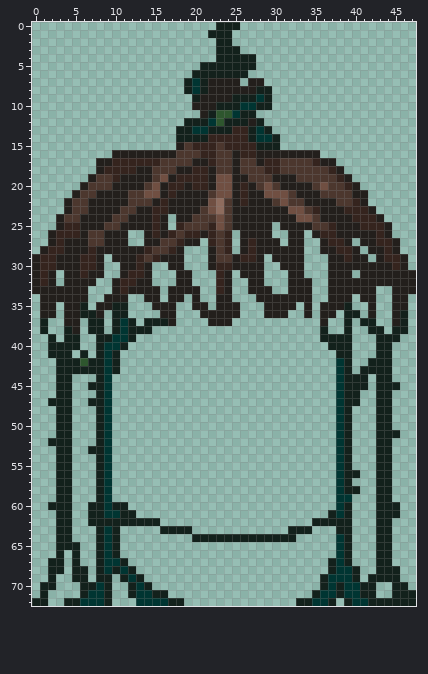
Two states of a sprite sheet, Sources/Modules/Minortopography/Common/Elevator/Textures/PineLiftShell.png. The first picture shows the starting point.
The file is 96x146 pixels, drawn in blocks of 2x2; one block is one cell here.
The result:
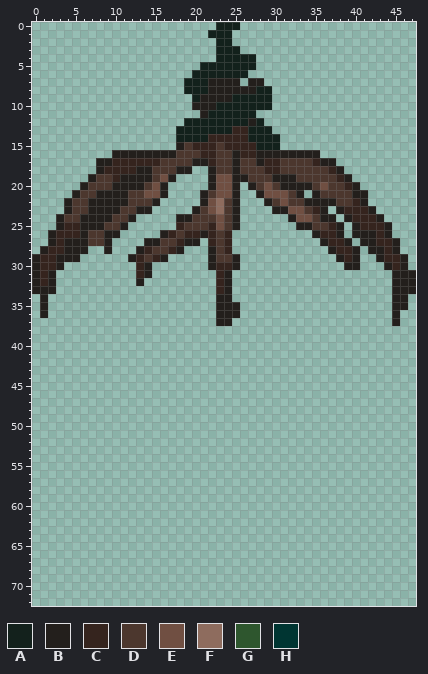
Palette (. is transparent): A #13211c  B #231f1c  C #35241e  D #4c372e  E #704f42  F #8e6c5e  G #2e562e  H #003532
Diff:
y 7..8: x 20 H -> A
y 9: x 28 H -> A
y 10: x 26..27 HH -> AA
y 11: x 23..25 GGH -> AAA
y 12: x 22..23 HG -> AA
y 13: x 20..21 HH -> AA; x 28 H -> A
y 14: x 28..29 HH -> AA
y 18: x 20..21 CC -> ..
y 19: x 18..21 CCCC -> ....
y 20: x 17..21 CCBCC -> .....; x 26 C -> .
y 21: x 17..20 CBBB -> ....; x 26..27 CB -> ..; x 34 B -> .
y 22: x 16..20 CBBBB -> .....; x 26..28 CBB -> ...
y 23: x 15..19 CCBBB -> .....; x 26..29 BBBB -> ....; x 37 B -> .
y 24: x 13..16 BBCB -> ....; x 26..31 BBBBBB -> ......; x 38 B -> .
y 25: x 12..16 BBBCB -> .....; x 26..29 BBBB -> ....; x 31..32 BB -> ..; x 39 B -> .
y 26: x 11 B -> .; x 14..15 BC -> ..; x 26..29 BBBB -> ....; x 32..33 BB -> ..; x 39 B -> .
y 27: x 10..11 BB -> ..; x 26..30 BCBBB -> .....; x 32..33 BB -> ..
y 28: x 7..8 CB -> ..; x 10..12 BBB -> ...; x 26..33 BCBBBBBB -> ........; x 36 B -> .
y 29: x 6..8 CCB -> ...; x 10..11 BB -> ..; x 17..18 BB -> ..; x 26..28 CCB -> ...; x 30..33 BBBB -> ....; x 37 B -> .; x 41 B -> .
y 30: x 4..8 BBCCB -> .....; x 11..12 BB -> ..; x 17..18 BB -> ..; x 26..28 BBB -> ...; x 31..33 BBB -> ...; x 37..38 BB -> ..; x 41..43 BBB -> ...
y 31: x 4..8 BBCBB -> .....; x 11..12 BC -> ..; x 18..19 BB -> ..; x 26..28 BBB -> ...; x 32..33 BB -> ..; x 37..39 BBB -> ...; x 41..44 BBBB -> ....
y 32: x 4..7 BBBB -> ....; x 10..12 BCC -> ...; x 14 B -> .; x 18..19 BB -> ..; x 27..28 BB -> ..; x 32..34 BBB -> ...; x 37..44 BBBBBBBB -> ........
y 33: x 3..6 BBBB -> ....; x 10..15 BCBBBB -> ......; x 17..20 BBBB -> ....; x 27..29 BBB -> ...; x 32..34 BBB -> ...; x 37..42 BBBBBB -> ......
y 34: x 2..6 BBBBB -> .....; x 9..11 BBB -> ...; x 14..15 BB -> ..; x 17..18 BB -> ..; x 20 B -> .; x 28..34 BBBBBBB -> .......; x 37..39 BBB -> ...; x 41..42 BB -> ..
y 35: x 2 B -> .; x 4..6 BBA -> ...; x 8..11 BBAA -> ....; x 15..17 BBB -> ...; x 20..21 BB -> ..; x 29..32 BBBB -> ....; x 34 B -> .; x 36..39 BBBA -> ....; x 42 B -> .
y 36: x 2 B -> .; x 4..8 BBAAB -> .....; x 10..11 AA -> ..; x 16..17 BB -> ..; x 21..22 BB -> ..; x 29..31 BBB -> ...; x 34 B -> .; x 36..37 BB -> ..; x 39..40 AA -> ..; x 42 B -> .; x 46 A -> .
y 37: x 1 A -> .; x 4..5 BB -> ..; x 7..8 AA -> ..; x 10..12 AHA -> ...; x 14..17 AAAB -> ....; x 22 B -> .; x 36 B -> .; x 39 A -> .; x 41..42 AA -> ..; x 46 A -> .
y 38: x 1 A -> .; x 4..5 AB -> ..; x 7..8 AA -> ..; x 10..14 AHAAA -> .....; x 36 A -> .; x 39 A -> .; x 42..43 AA -> ..; x 45..46 AA -> ..
y 39: x 2 A -> .; x 4..5 AA -> ..; x 8..12 AAHHA -> .....; x 36..39 AAAA -> ....; x 43..45 AAA -> ...
y 40: x 2..5 AAAA -> ....; x 8..11 AHHA -> ....; x 37..39 AAA -> ...; x 43..44 AA -> ..
y 41: x 2..4 AAA -> ...; x 6 A -> .; x 8..10 AHA -> ...; x 38..39 AA -> ..; x 43..44 AA -> ..
y 42: x 3..10 AAAGAAHA -> ........; x 38..39 HA -> ..; x 42..44 AAA -> ...
y 43: x 3..10 AAAAAAHA -> ........; x 38..39 HA -> ..; x 41..44 AAAA -> ....
y 44: x 3..4 AA -> ..; x 8..9 AH -> ..; x 38..41 HAAA -> ....; x 43..44 AA -> ..
y 45: x 3..4 AA -> ..; x 7..9 AAH -> ...; x 38..41 HAAA -> ....; x 43..45 AAA -> ...
y 46: x 3..4 AA -> ..; x 8..9 AH -> ..; x 38..40 HAA -> ...; x 43..44 AA -> ..
y 47: x 2..4 AAA -> ...; x 7..9 AAH -> ...; x 38..40 HAA -> ...; x 43..44 AA -> ..
y 48..50: x 3..4 AA -> ..; x 8..9 AH -> ..; x 38..39 HA -> ..; x 43..44 AA -> ..
y 51: x 3..4 AA -> ..; x 8..9 AH -> ..; x 38..39 HA -> ..; x 43..45 AAA -> ...
y 52: x 2..4 AAA -> ...; x 8..9 AH -> ..; x 38..39 HA -> ..; x 43..44 AA -> ..
y 53: x 3..4 AA -> ..; x 7..9 AAH -> ...; x 38..39 HA -> ..; x 43..44 AA -> ..
y 54..55: x 3..4 AA -> ..; x 8..9 AH -> ..; x 38..39 HA -> ..; x 43..44 AA -> ..
y 56: x 3..4 AA -> ..; x 8..9 AH -> ..; x 38..40 HAA -> ...; x 43..44 AA -> ..
y 57: x 3..4 AA -> ..; x 8..9 AH -> ..; x 38..39 HA -> ..; x 43..44 AA -> ..
y 58: x 3..4 AA -> ..; x 8..9 AH -> ..; x 38..40 HAA -> ...; x 43..44 AA -> ..
y 59: x 3..4 AA -> ..; x 8..9 AH -> ..; x 38..39 HH -> ..; x 43..44 AA -> ..
y 60: x 2..4 AAA -> ...; x 7..11 AAHAA -> .....; x 38..39 HA -> ..; x 43..45 AAA -> ...
y 61: x 3..4 AA -> ..; x 7..12 AAHHAA -> ......; x 37..39 AHA -> ...; x 43..45 AAA -> ...
y 62: x 3..4 AA -> ..; x 7..15 AAAAAAAAA -> .........; x 35..39 AAAAA -> .....; x 43..44 AA -> ..
y 63: x 3..4 AA -> ..; x 8..10 AHA -> ...; x 16..19 AAAA -> ....; x 32..34 AAA -> ...; x 38..39 AA -> ..; x 43..44 AA -> ..
y 64: x 3..4 AA -> ..; x 8..10 AHA -> ...; x 20..32 AAAAAAAAAAAAA -> .............; x 38..39 HA -> ..; x 43..44 AA -> ..
y 65: x 3..5 AAA -> ...; x 8..10 AHA -> ...; x 38..39 HA -> ..; x 43..44 AA -> ..
y 66: x 3 A -> .; x 5 A -> .; x 8..10 AHA -> ...; x 38..39 HA -> ..; x 43..44 AA -> ..
y 67: x 2..3 AA -> ..; x 5 A -> .; x 8..11 AHHA -> ....; x 37..39 AHA -> ...; x 43..44 AA -> ..
y 68: x 2..3 AA -> ..; x 5..6 AA -> ..; x 8..12 AHAHA -> .....; x 37..40 AHHA -> ....; x 43..45 AAA -> ...
y 69: x 2 A -> .; x 5..6 AA -> ..; x 8..9 AA -> ..; x 11..13 AHA -> ...; x 36..40 AHHHA -> .....; x 42..45 AAAA -> ....
y 70: x 1..2 AA -> ..; x 6..9 AAHA -> ....; x 12..14 AHA -> ...; x 36..42 AHAHHAA -> .......; x 45..46 AA -> ..
y 71: x 1 A -> .; x 6..9 AHHA -> ....; x 12..16 AHHAA -> .....; x 35..42 AHHAHHAA -> ........; x 45..47 AAA -> ...
y 72: x 0..1 AA -> ..; x 4..9 AAHHHA -> ......; x 13..18 HHHHAA -> ......; x 33..37 AAHHA -> .....; x 39..47 AHHAAAAAA -> .........
Where, in picture pixels (left, top, right, bottom), the same in both pictures:
changed: (192, 78, 272, 142)
erased: (32, 166, 416, 606)
